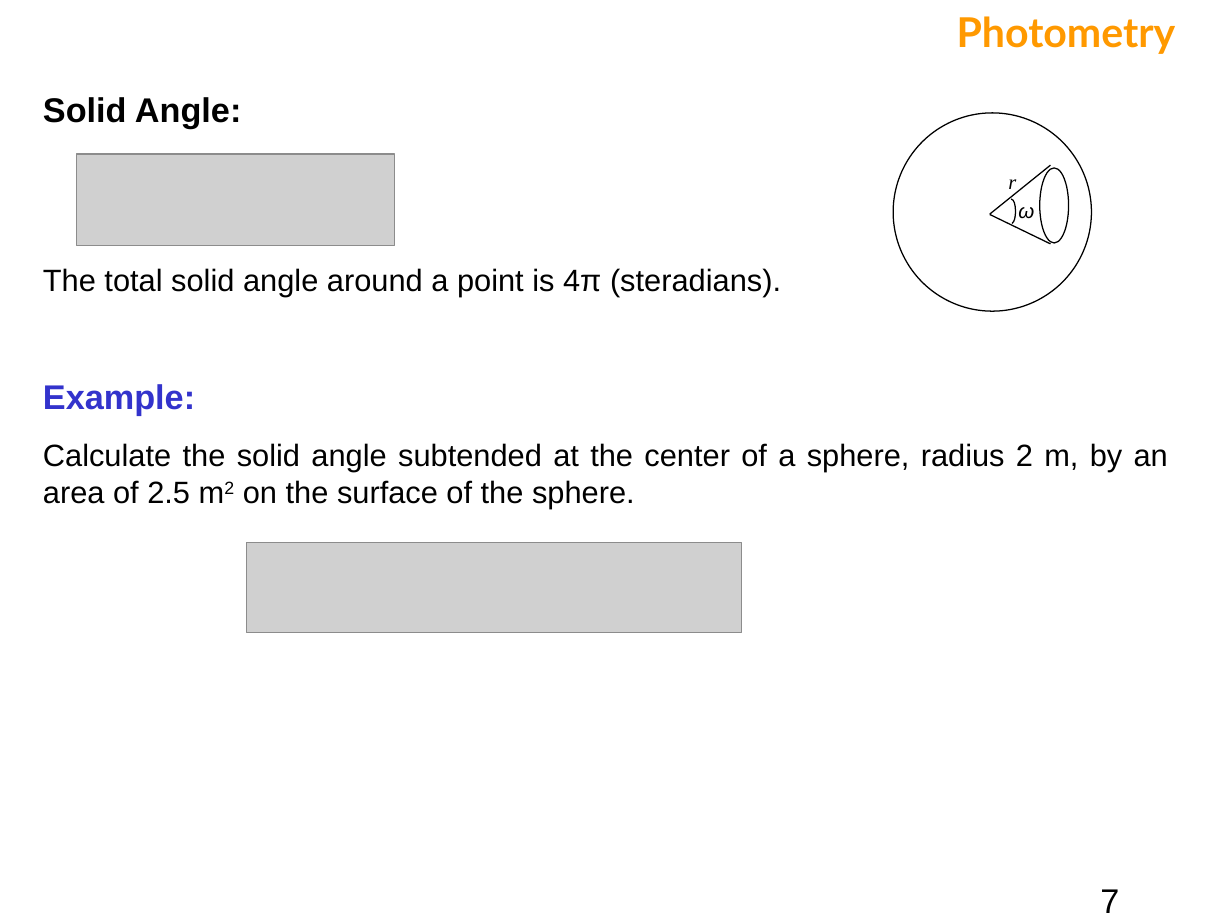
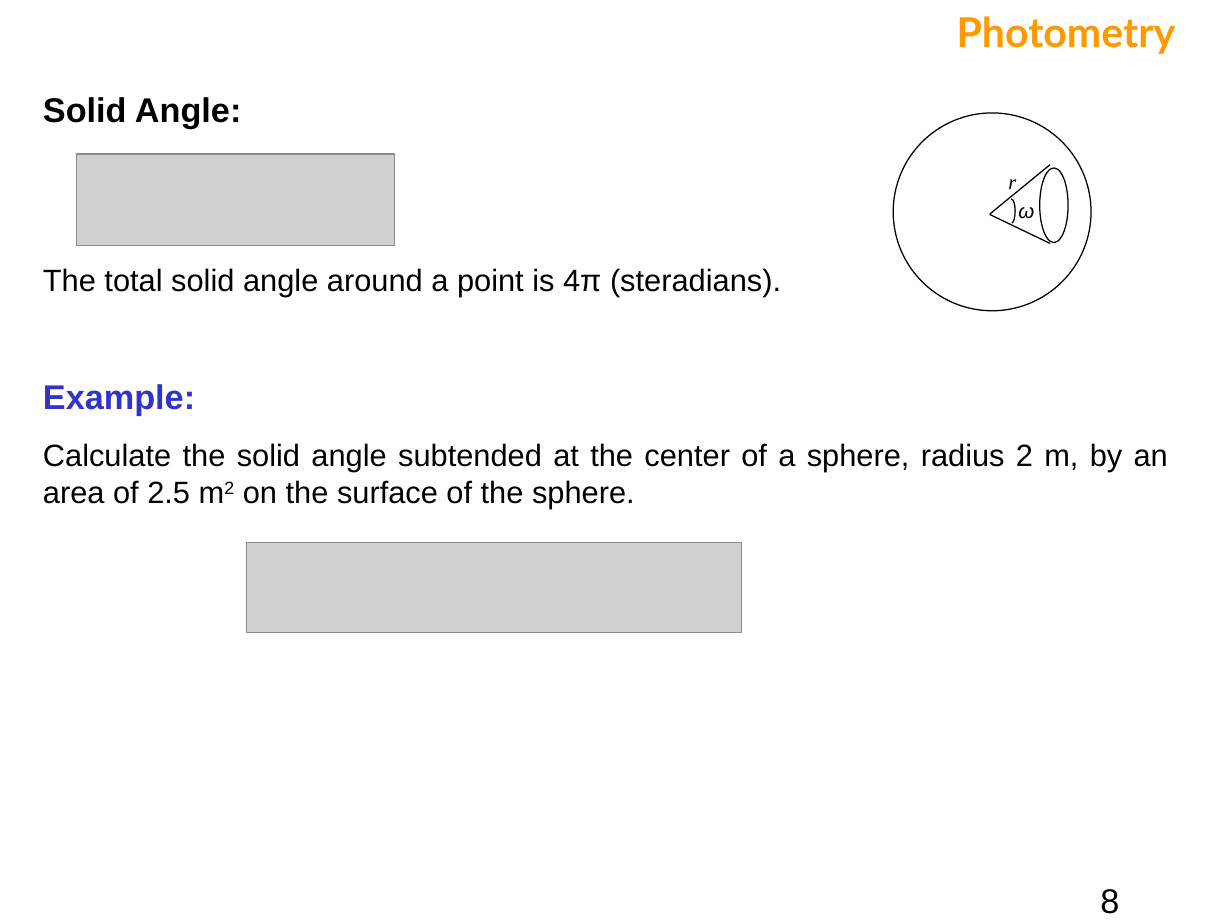
Before and after one commit to bagustris/TeknikOptik, a slide deck: slide 8 of slide/Fotometri.ppt (slide 7 before the commit). Drawn at 1232x924 pixels with LibreOffice and Linux fonts; fonts in the diff are those of the drawing; grey boxes stand for pictures. Boxes give left, top, right and bottom in pixels: in the first picture for what was removed or moved away, otherwise in the second. Text is boxed around its words. In the diff, an @@ line names an element or a change of style, - is before the commit and + after.

```diff
--- a/slide/Fotometri.ppt
+++ b/slide/Fotometri.ppt
@@ freeform shape at [1011, 200, 1015, 223]: outline redrawn @@
@@ page number at [1100, 889, 1119, 914]: text changed @@
-7
+8
```
Also in this commit, not shown: 3 other slides changed, 1 slide added, 2 other files.
